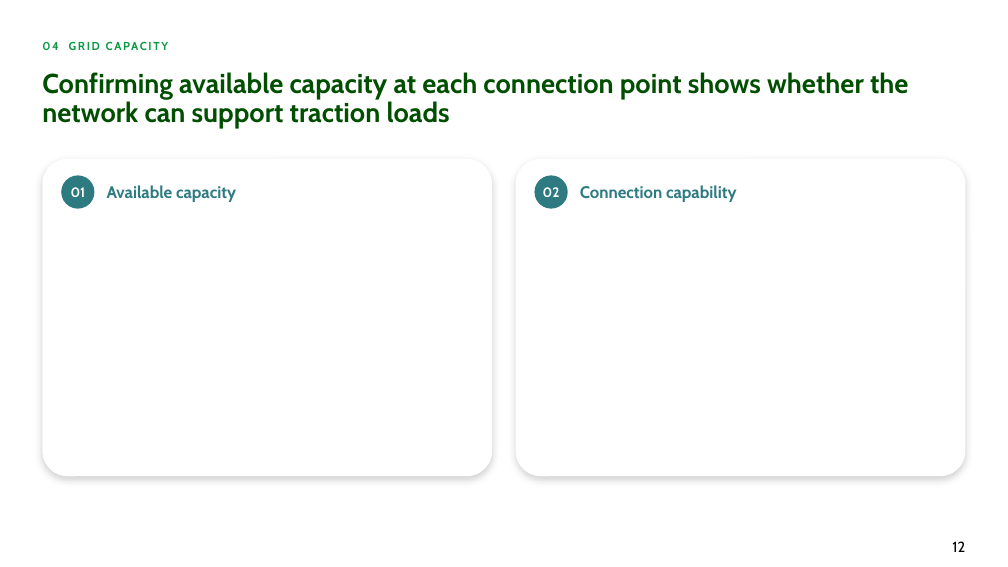
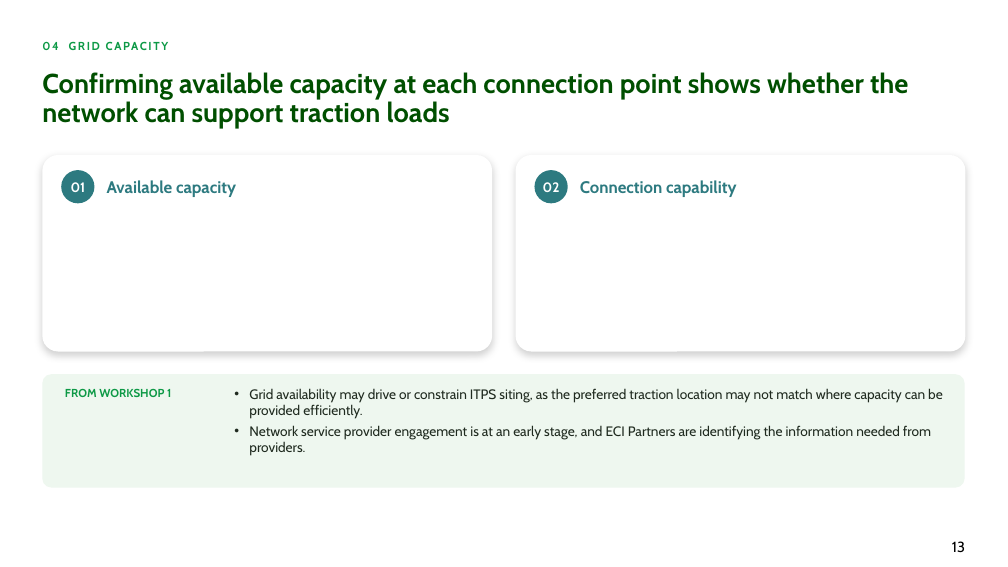
Before and after one commit to alyciawolf02/claude, a slide deck: slide 13 of deliverables/GoFar_Power_and_Grid_Connection_2_Workshop_Structure.pptx (slide 12 before the commit). Drawn at 1008x567 pixels with LibreOffice and Linux fonts; fonts in the diff are those of the drawing; background and template pictures are left out. Boxes give left, top, right and bottom in pixels: in the first picture for what was removed or moved away, otherwise in the second. Text is boxed around its words. In the diff, an @@ line names an element or a change of style, - is before the commit and + after.

```diff
--- a/deliverables/GoFar_Power_and_Grid_Connection_2_Workshop_Structure.pptx
+++ b/deliverables/GoFar_Power_and_Grid_Connection_2_Workshop_Structure.pptx
@@ rounded rectangle: place and size @@
-rounded rectangle at [42, 159, 492, 476]
+rounded rectangle at [42, 155, 492, 352]
@@ rounded rectangle: place and size @@
-rounded rectangle at [516, 159, 966, 476]
+rounded rectangle at [516, 155, 966, 352]
@@ 2 ellipses, 2 texts: place and size @@
-2 ellipses, 2 texts at [61, 175, 736, 209]
+2 ellipses, 2 texts at [61, 170, 736, 203]
@@ rounded rectangle added at [42, 374, 965, 488], fill #EEF7EF @@
@@ text added at [65, 389, 171, 397], 11 pt, text #0D9946, bold @@
+FROM WORKSHOP 1
@@ text added at [249, 388, 943, 456], 13 pt, text #1F2A1F @@
+• Grid availability may drive or constrain ITPS siting, as the preferred traction location may not match where capacity can be provided efficiently.
+• Network service provider engagement is at an early stage, and ECI Partners are identifying the information needed from providers.
@@ page number at [952, 541, 965, 553]: text changed @@
-12
+13
```
Also in this commit, not shown: 9 other slides changed, 1 slide added.
